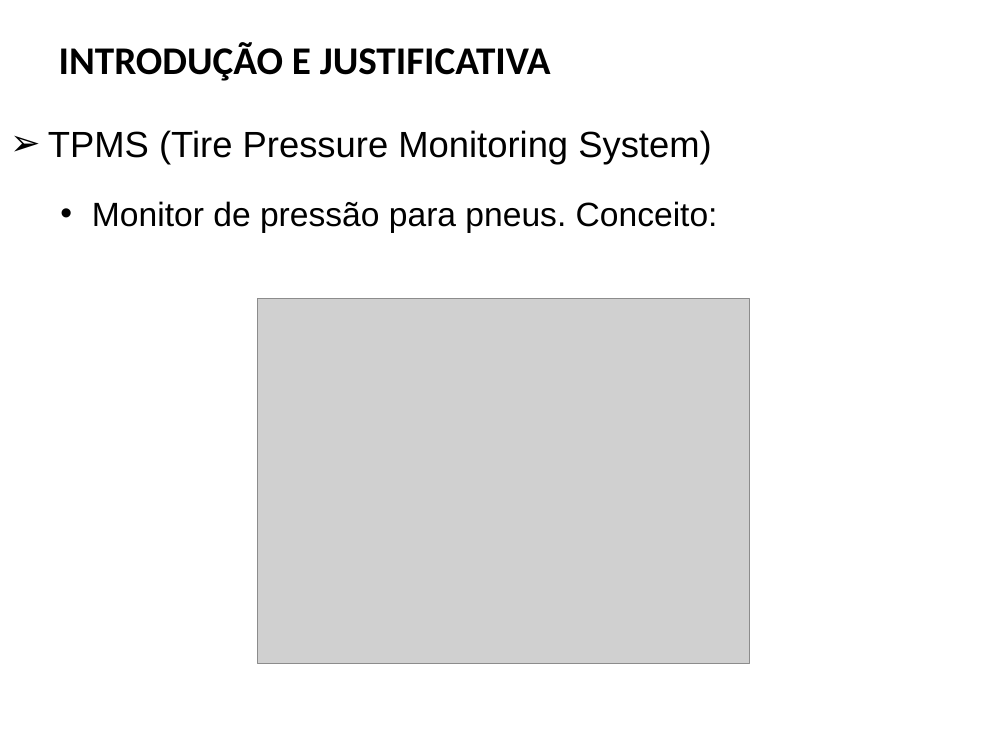
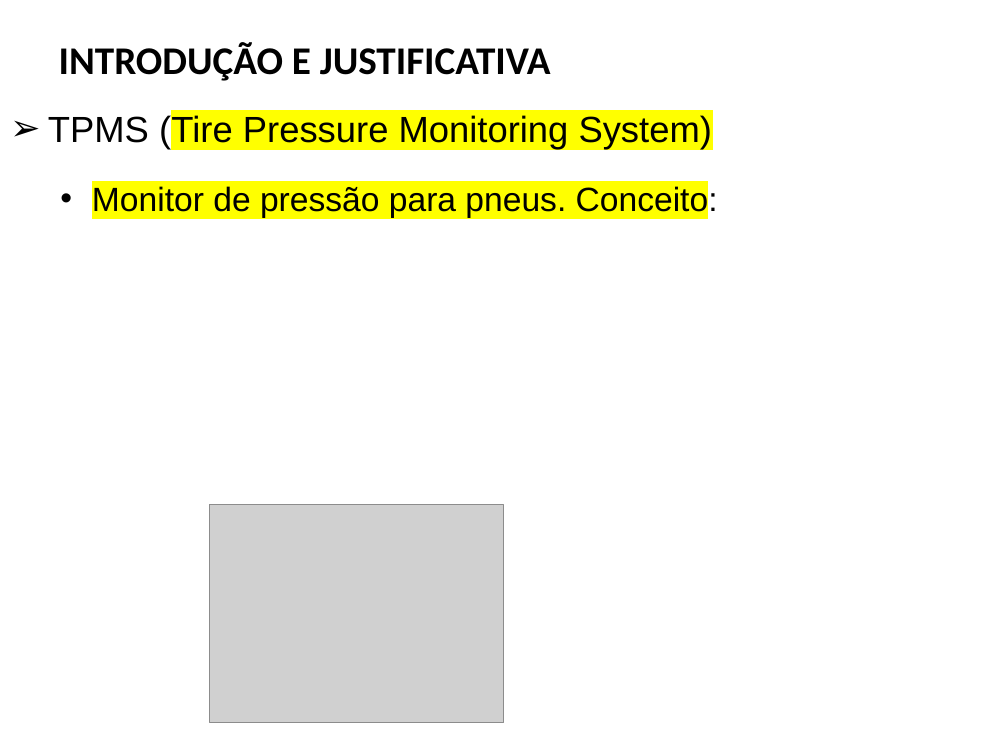
Before and after one commit to FabricioBalbinot/TCC_I, a slide deck: slide 2 of Apresentação TCC I.pptx. Drawn at 1008x756 pixels with LibreOffice and Linux fonts; fonts in the diff are those of the drawing; grey boxes stand for pictures; background and template pictures are left out. Boxes give left, top, right and bottom in pixels: in the first picture for what was removed or moved away, otherwise in the second. Text is boxed around its words. In the diff, an @@ line names an element or a change of style, - is before the commit and + after.

```diff
--- a/Apresentação TCC I.pptx
+++ b/Apresentação TCC I.pptx
@@ text "TPMS (Tire Pressure Monitoring System)": place and size @@
-text "TPMS (Tire Pressure Monitoring System)" at (48, 130, 718, 233)
+text "TPMS (Tire Pressure Monitoring System)" at (48, 114, 718, 218)
@@ text "TPMS (Tire Pressure Monitoring System)" at (48, 114, 718, 218): highlight none to #FFFF00 @@
@@ picture: place and size @@
-picture at (258, 298, 750, 663)
+picture at (210, 505, 503, 723)
```
Also in this commit, not shown: 8 other slides changed, 2 slides added, 5 slides removed, 10 other files.
